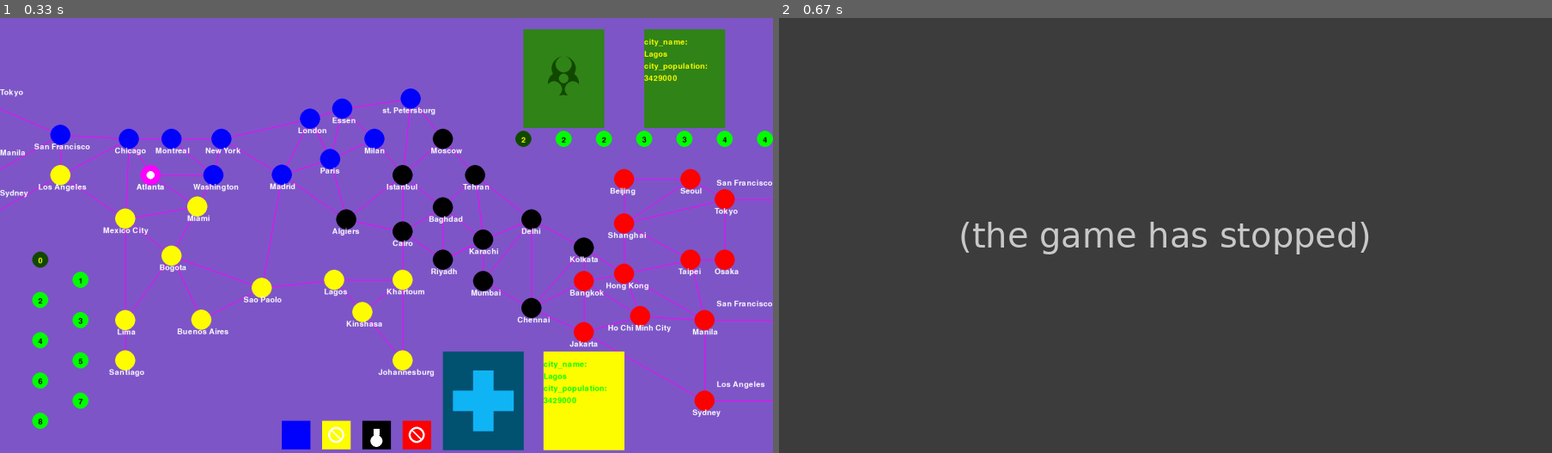
Above: before the commit, frames 1-2 (left to right).
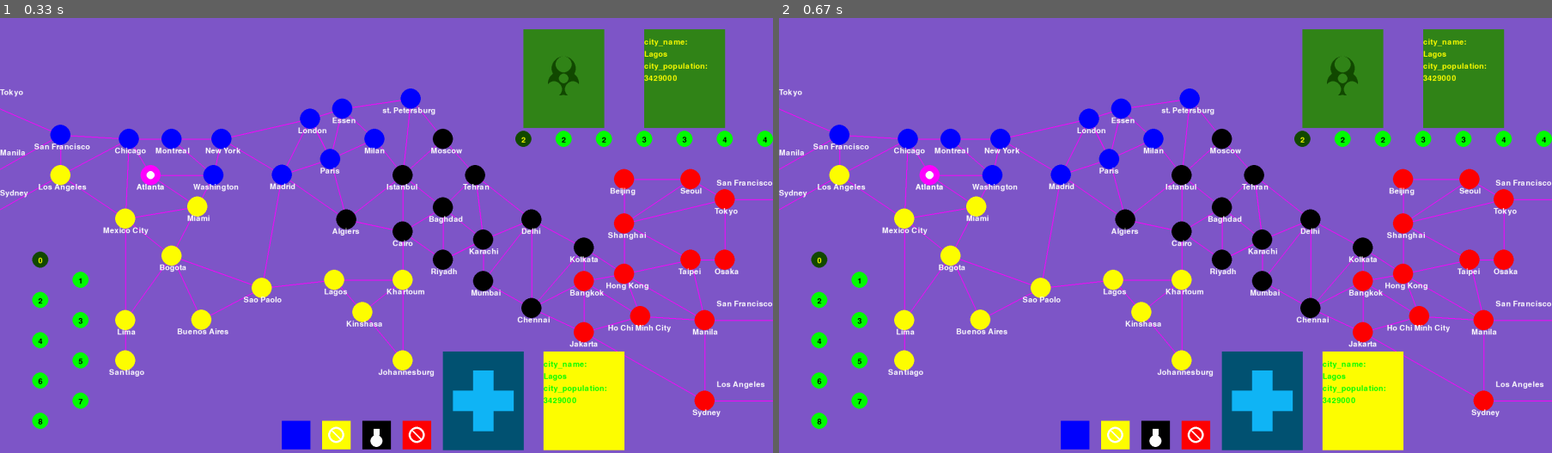
Above: after the commit, the same moments.

Repository: idonacmias/pandemic-pygame
Game: pygame game, started from display.py
Two runs of this game, one before a commit and one after it. Both use one fixed random seed, a clock stepped at 60 frames per second and the inputs below.
Inputs (mouse positions are in pixels of both pictures, inside the frame that each line leads up to):
- Up to frame 1 (0.33 s): no input
- Up to frame 2 (0.67 s): press the mouse at (1173, 265) at 0.37 s; move the mouse to (1072, 252) at 0.47 s; release the mouse at (979, 239) at 0.6 s

Frame 1 is identical in both runs. In frame 2, 100% of the frame differs, in the area x 0-100%, y 0-100%.
Error before the commit: AttributeError: 'City' object has no attribute 'click_lenth_from_center' (display.py line 60); the game stopped at 0.6 s (later frames are placeholders)

Commit message:
fixed clicked on city function

Diff:
--- a/display/City.py
+++ b/City.py
@@ -1,9 +1,8 @@
 import pygame
 from dataclasses import dataclass, field
 
-from .color import colors_palet
-from .Color import Color
-from .constances import CITY_RADIUS, EDGE_CITIES
+from display import colors_palet
+from display import Color
 
 @dataclass
 class City:
--- a/display/cities.py
+++ b/cities.py
@@ -1,8 +1,8 @@
 import json
 
-from .City import City
+from City import City
 
-with open("display/cities.json", "r") as json_file:
+with open("cities.json", "r") as json_file:
   cities = json.load(json_file)
 
 cities = {city["name"] : City(**city) for city in cities}
--- a/display.py
+++ b/display.py
@@ -1,9 +1,9 @@
 import pygame
 import sys
 
-from display import colors_palet, cities, card, tokens, city, CITY_RADIUS
+from display import colors_palet, card, tokens, city, CITY_RADIUS
 
-
+from cities import cities
 
 def main(cities):
     pygame.init()
@@ -56,16 +56,16 @@
         closest_city = None
 
         for city_name in corent_city.routes:
-            city = cities[city_name]
-            temp_min_radius = city.click_lenth_from_center(muose_point)
+            city_data = cities[city_name]
+            temp_min_radius = city.click_lenth_from_center(city_data, muose_point)
             if temp_min_radius <= min_radius:
                 min_radius = temp_min_radius
-                closest_city = city
+                closest_city = city_data
 
 
         if closest_city:
-            closest_city.draw(screen, colors_palet['PINK'], font)
-            corent_city.draw(screen, colors_palet[corent_city.color.name], font)
+            city.draw(closest_city, screen, colors_palet['PINK'], font)
+            city.draw(corent_city, screen, colors_palet[corent_city.color.name], font)
             return closest_city
 
     return corent_city
--- a/display/__init__.py
+++ b/display/__init__.py
@@ -1,7 +1,7 @@
 from display.color import colors_palet
-from display.cities import cities
 from display import card
 from display import tokens
 
 from display.constances import CITY_RADIUS, PLAYERS_CARDS_POSITION
 from display import city
+from display.Color import Color
--- a/display/city.py
+++ b/display/city.py
@@ -16,7 +16,6 @@
     font_point = (city.point[0] - 5 * len(city.name), city.point[1] + 20)
     text_surface = font.render(city.name, True, colors_palet['WHITE'])
     screen.blit(text_surface, font_point)
-
 
 def conect_routes(city, screen, cities, font):
     for other_city_name in city.routes:
Renamed: display/cities.json -> cities.json
